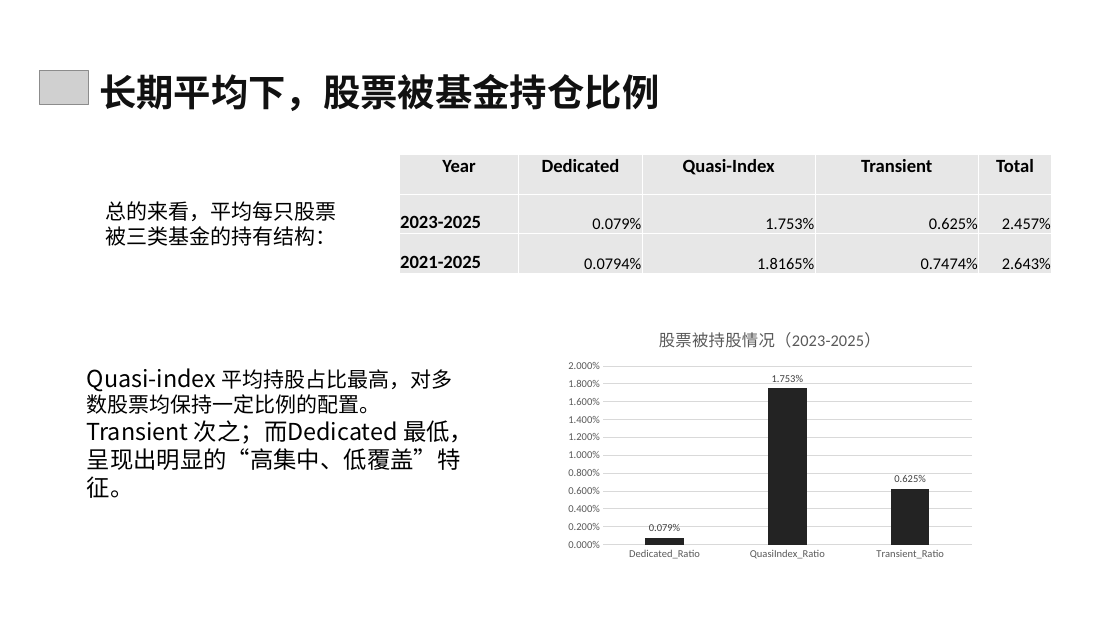
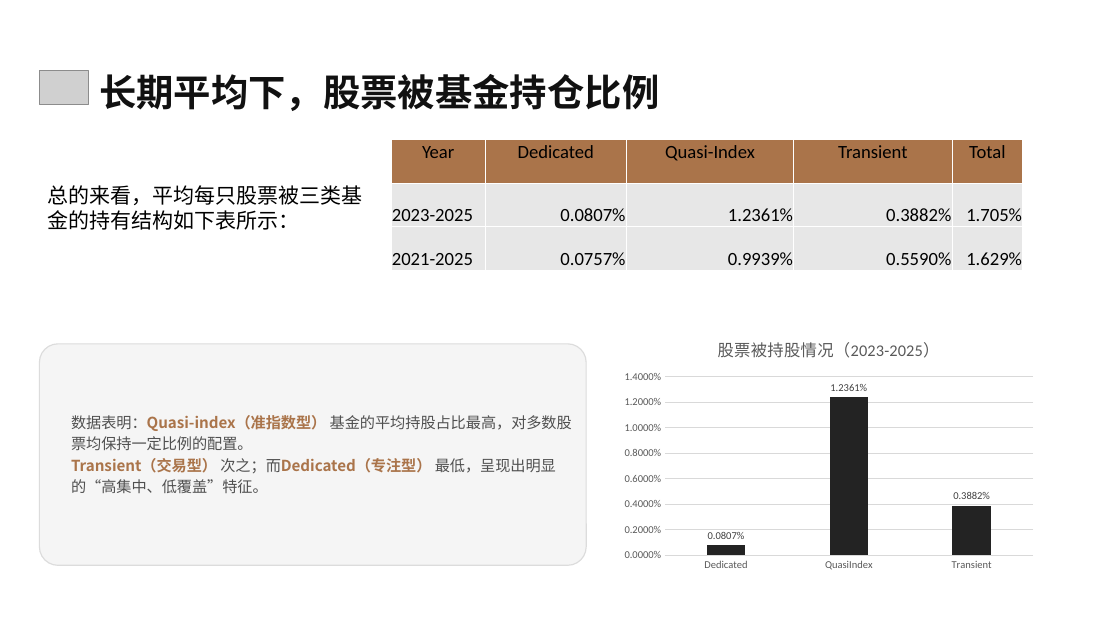
Before and after one commit to OldRed-ma/Class-Test, a slide deck: slide 11 of Bushee/Bushee基金分类与股票持仓结构分析.pptx. Drawn at 1120x630 pixels with LibreOffice and Linux fonts; fonts in the diff are those of the drawing; grey boxes stand for pictures. Boxes give left, top, right and bottom in pixels: in the first picture for what was removed or moved away, otherwise in the second. Text is boxed around its words. In the diff, an @@ line names an element or a change of style, - is before the commit and + after.

```diff
--- a/Bushee/Bushee基金分类与股票持仓结构分析.pptx
+++ b/Bushee/Bushee基金分类与股票持仓结构分析.pptx
@@ table at (x1=392, y1=139, x2=1023, y2=271) @@
-row 2: 2023-2025 | 0.079% | 1.753% | 0.625% | 2.457%
+row 2: 2023-2025 | 0.0807% | 1.2361% | 0.3882% | 1.705%
-row 3: 2021-2025 | 0.0794% | 1.8165% | 0.7474% | 2.643%
+row 3: 2021-2025 | 0.0757% | 0.9939% | 0.5590% | 1.629%
@@ fill #E8E8E8 to #AA744A in row 1 @@
@@ bold off in "Year", "Dedicated", "Quasi-Index", "Transient" and 3 more places @@
@@ table resized from (x1=399, y1=154, x2=1052, y2=273) to (x1=392, y1=139, x2=1023, y2=271) @@
@@ text at (x1=48, y1=185, x2=363, y2=230): text changed @@
-总的来看，平均每只股票被三类基金的持有结构：
+总的来看，平均每只股票被三类基金的持有结构如下表所示：
@@ column chart at (x1=616, y1=324, x2=1042, y2=576) @@
-categories: Dedicated_Ratio, QuasiIndex_Ratio, Transient_Ratio
+categories: Dedicated, QuasiIndex, Transient
-Series 1: 0.00079, 0.01753, 0.00625
+Series 1: 0.000807, 0.012361, 0.003882
@@ data labels of Series 1 changed @@
@@ value axis changed @@
@@ column chart resized from (x1=560, y1=313, x2=981, y2=565) to (x1=616, y1=324, x2=1042, y2=576) @@
@@ rounded rectangle added at (x1=39, y1=344, x2=586, y2=565), fill #F5F5F5, outline #DCDCDC 1 pt @@
@@ text "数据表明：Quasi-index（准指数型） 基金的平均持股占比最高，对多数股票均保持一定比例的配置。" at (x1=71, y1=415, x2=572, y2=493): vertical alignment top to middle @@
@@ text at (x1=71, y1=415, x2=572, y2=493): text changed; size 20 to 13 pt; text colour #000000 to #505050 @@
-Quasi-index 平均持股占比最高，对多数股票均保持一定比例的配置。
-Transient 次之；而Dedicated 最低，呈现出明显的“高集中、低覆盖”特征。
+数据表明：Quasi-index（准指数型） 基金的平均持股占比最高，对多数股票均保持一定比例的配置。
+Transient（交易型） 次之；而Dedicated（专注型） 最低，呈现出明显的“高集中、低覆盖”特征。
```
Also in this commit, not shown: 8 other slides changed.
